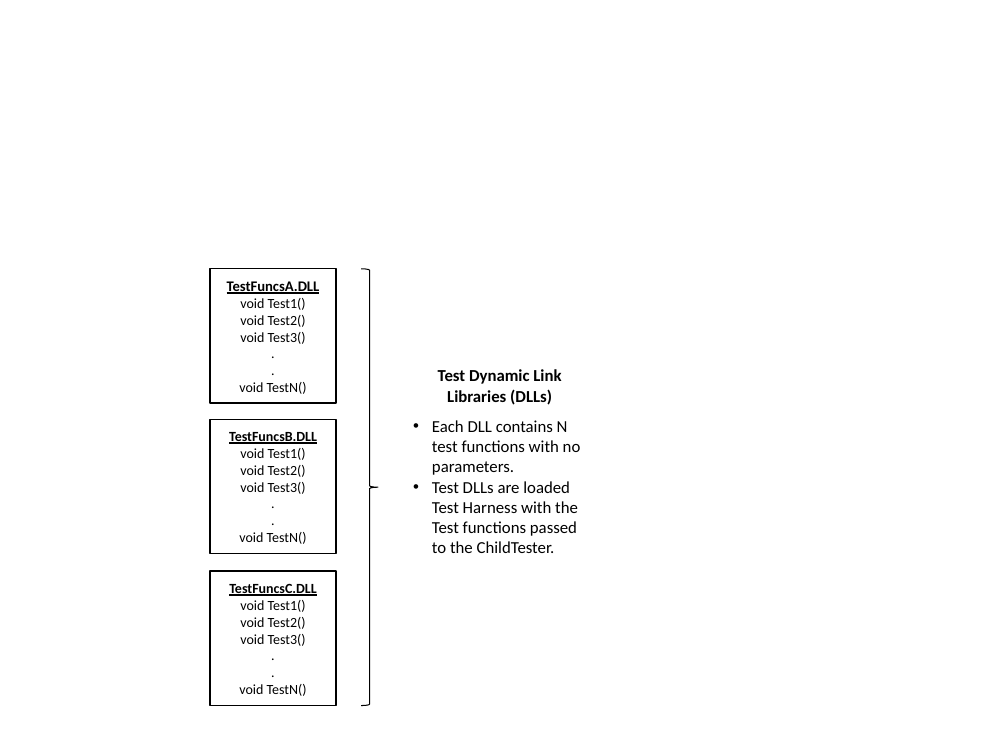
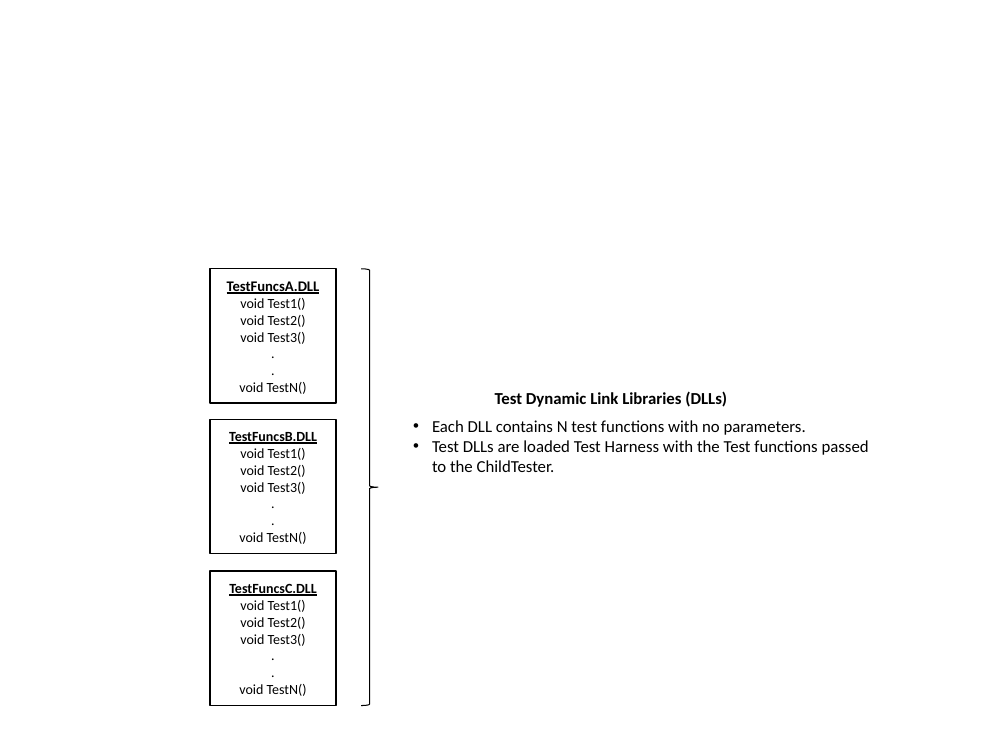
Before and after one commit to KodeFu/cse687, a slide deck: slide 2 of Diagrams/Project_Parital_Diagram.pptx. Drawn at 1008x756 pixels with LibreOffice and Linux fonts; fonts in the diff are those of the drawing. Boxes give left, top, right and bottom in pixels: in the first picture for what was removed or moved away, otherwise in the second. Text is boxed around its words. In the diff, an @@ line names an element or a change of style, - is before the commit and + after.

```diff
--- a/Diagrams/Project_Parital_Diagram.pptx
+++ b/Diagrams/Project_Parital_Diagram.pptx
@@ text "Test Dynamic Link Libraries (DLLs)" rewrapped from (438, 369, 561, 405) to (495, 391, 727, 407) @@
@@ text "Each DLL contains N test ..." rewrapped from (432, 420, 581, 553) to (432, 420, 869, 472) @@
```
Also in this commit, not shown: 1 other slide changed.
